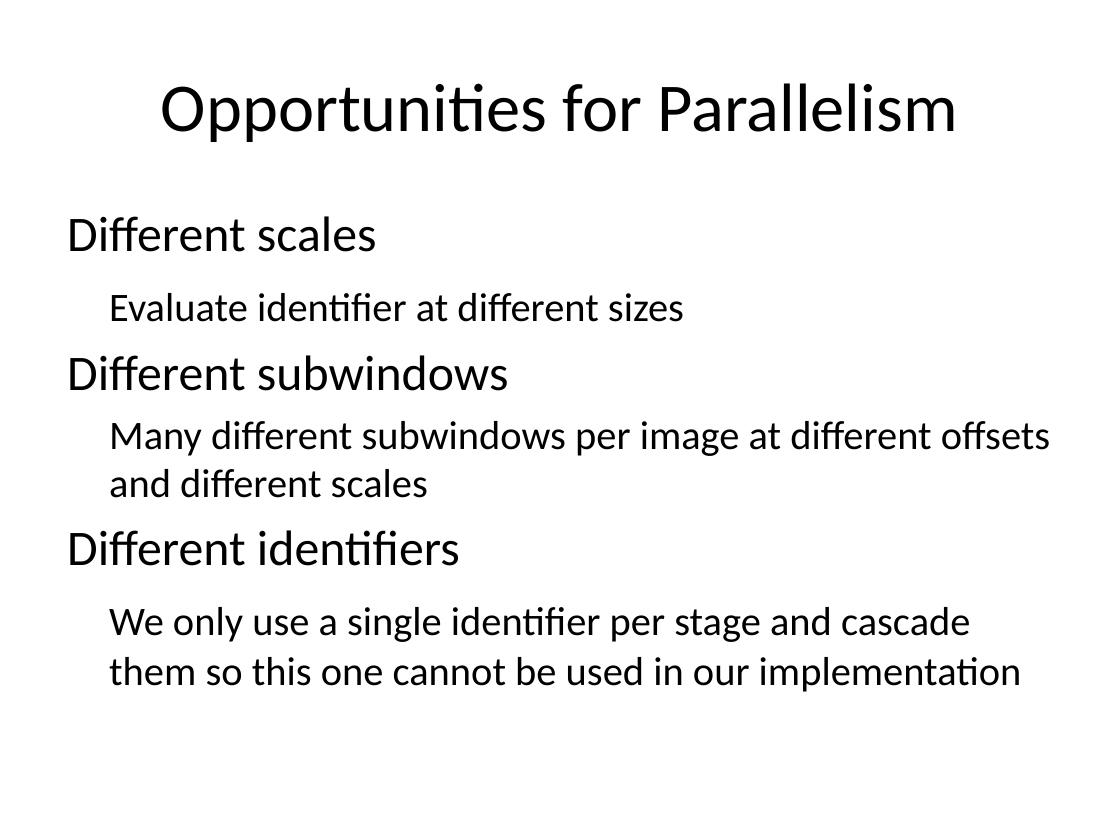
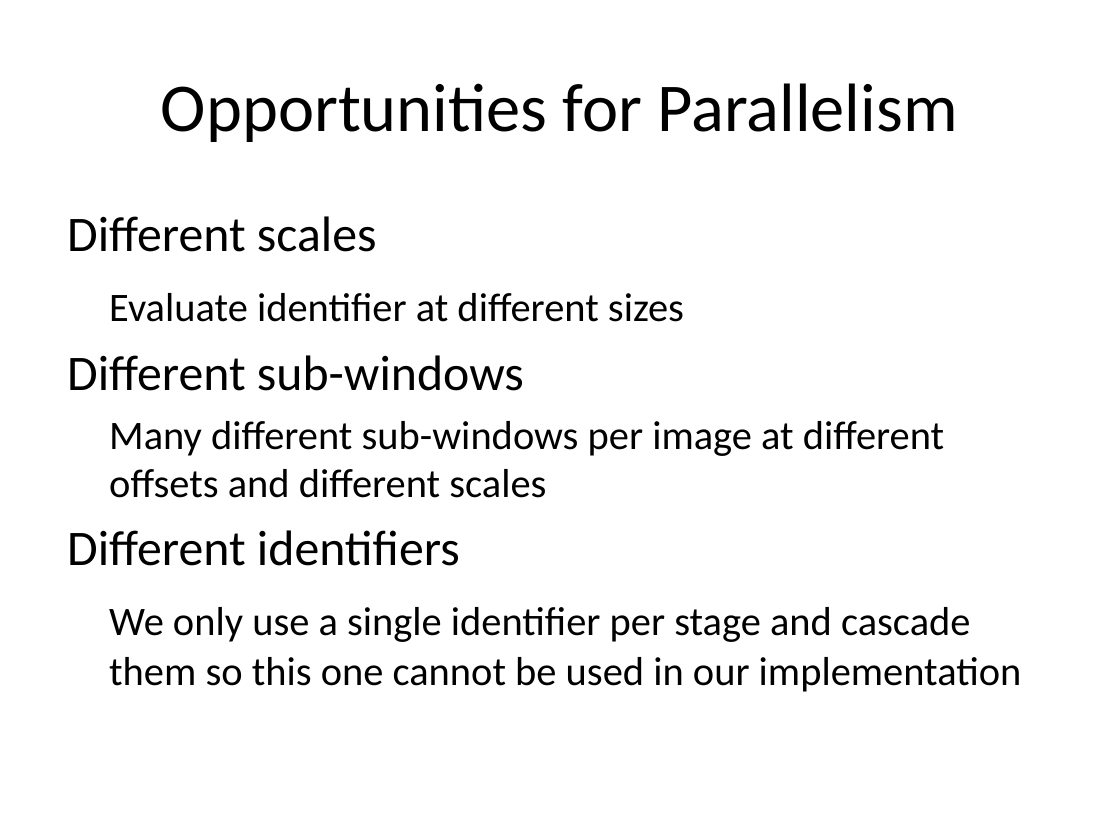
Before and after one commit to phil-monroe/EEC-277---GPU-Face-Detect, a slide deck: slide 7 of presentation/Face Detection on the GPU.pptx. Drawn at 1120x840 pixels with LibreOffice and Linux fonts; fonts in the diff are those of the drawing. Boxes give left, top, right and bottom in pixels: in the first picture for what was removed or moved away, otherwise in the second. Text is boxed around its words. In the diff, an @@ line names an element or a change of style, - is before the commit and + after.

```diff
--- a/presentation/Face Detection on the GPU.pptx
+++ b/presentation/Face Detection on the GPU.pptx
@@ text at [67,355,944,498]: text changed @@
-Different subwindows
-Many different subwindows per image at different offsets and different scales
+Different sub-windows
+Many different sub-windows per image at different offsets and different scales
```
Also in this commit, not shown: 2 other slides changed.
